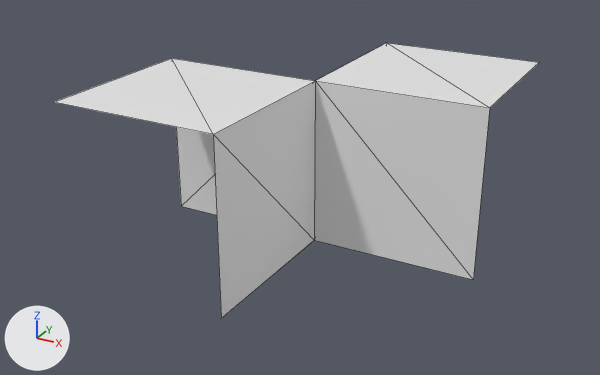
The OBJ model static/models/1111_1010.obj: old version first, new version second.
The view is the same before and after, from a 50 mm camera at (1.049, -1.997, 0.663) aimed at (0.004, -0.096, -0.288). Arrows for +X, +Y and +Z are at lower left; the lights stay in place. Mesh edges are drawn as thin lines. Materials are left out; every surface is plain grey. Where no turn or scale is listed for an object, it has been applied to the vertices.

Names of what the first picture shows: '1111_1010_立方体.192'.
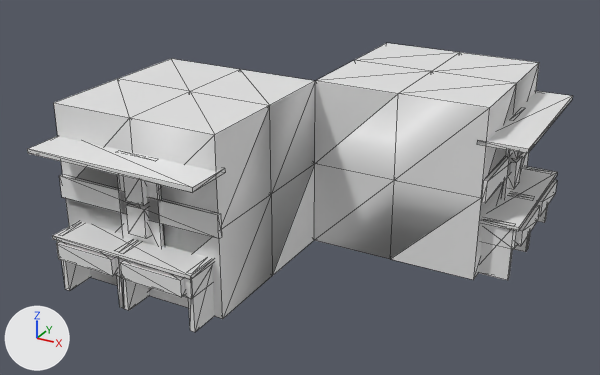
What differs and where, as boxes (x1, y1, x2, y2) in the pictures (600 x 375 px):
'1111_1010_立方体.192', reshaped (13% wider)
    before: (55, 43, 539, 318)
    after: (27, 43, 573, 332)
part 1 of me_1111_1010_立方体_192, added
    after: (501, 150, 513, 199)
part 2 of me_1111_1010_立方体_192, added
    after: (481, 152, 527, 203)
part 3 of me_1111_1010_立方体_192, added
    after: (509, 156, 522, 189)
part 4 of me_1111_1010_立方体_192, added
    after: (512, 151, 522, 159)
part 5 of me_1111_1010_立方体_192, added
    after: (477, 91, 573, 153)
part 6 of me_1111_1010_立方体_192, added
    after: (483, 166, 557, 231)
part 7 of me_1111_1010_立方体_192, added
    after: (537, 180, 557, 216)
part 8 of me_1111_1010_立方体_192, added
    after: (481, 224, 517, 249)
part 9 of me_1111_1010_立方体_192, added
    after: (515, 205, 540, 246)
part 10 of me_1111_1010_立方体_192, added
    after: (538, 206, 548, 223)
part 11 of me_1111_1010_立方体_192, added
    after: (478, 242, 513, 280)
part 12 of me_1111_1010_立方体_192, added
    after: (117, 175, 165, 247)
part 13 of me_1111_1010_立方体_192, added
    after: (59, 174, 222, 239)
part 14 of me_1111_1010_立方体_192, added
    after: (126, 203, 150, 239)
part 15 of me_1111_1010_立方体_192, added
    after: (123, 176, 147, 205)
part 16 of me_1111_1010_立方体_192, added
    after: (27, 136, 225, 193)
part 17 of me_1111_1010_立方体_192, added
    after: (52, 221, 214, 280)
part 18 of me_1111_1010_立方体_192, added
    after: (118, 259, 193, 299)
part 19 of me_1111_1010_立方体_192, added
    after: (120, 260, 185, 297)
part 20 of me_1111_1010_立方体_192, added
    after: (57, 240, 120, 277)
part 21 of me_1111_1010_立方体_192, added
    after: (56, 242, 116, 276)
part 22 of me_1111_1010_立方体_192, added
    after: (188, 264, 214, 332)
part 23 of me_1111_1010_立方体_192, added
    after: (62, 261, 91, 291)
part 24 of me_1111_1010_立方体_192, built on
    before: (55, 58, 315, 318)
    after: (54, 43, 539, 319)

What changed in the scene script:
```text
Change me_1111_1010_立方体_192:
    used by ob_1111_1010_立方体_192; location = (0.0, 0.0, 0.0)
    remove me_1111_1010_立方体_192.from_pydata(...)  # 12 vertices, 12 faces; spans x -0.504..0.5, y -0.5..0.5, z -0.5..0.0
    add me_1111_1010_立方体_192.from_pydata(...)  # 267 vertices, 512 faces; spans x -0.5..0.608, y -0.608..0.508, z -0.5..0.0
    me_1111_1010_立方体_192 part 1: a new loose piece, a box spanning x 0.501..0.513, y 0.204..0.33, z -0.354..-0.094
    me_1111_1010_立方体_192 part 2: a new loose piece, a box spanning x 0.501..0.513, y 0.0..0.508, z -0.264..-0.2
    me_1111_1010_立方体_192 part 3: a new loose piece, a box spanning x 0.481..0.527, y 0.235..0.294, z -0.309..-0.228
    me_1111_1010_立方体_192 part 4: a new loose piece, a box spanning x 0.481..0.527, y 0.235..0.294, z -0.216..-0.134
    me_1111_1010_立方体_192 part 5: a new loose piece, a box spanning x 0.475..0.608, y 0.0..0.508, z -0.103..-0.091
    me_1111_1010_立方体_192 part 6: a new loose piece, a box spanning x 0.485..0.599, y 0.037..0.481, z -0.342..-0.332
    me_1111_1010_立方体_192 part 7: a new loose piece, a box spanning x 0.534..0.605, y 0.27..0.455, z -0.394..-0.347
    me_1111_1010_立方体_192 part 8: a new loose piece, a box spanning x 0.477..0.591, y 0.043..0.252, z -0.401..-0.341
    me_1111_1010_立方体_192 part 9: a new loose piece, a box spanning x 0.534..0.605, y 0.055..0.24, z -0.394..-0.347
    me_1111_1010_立方体_192 part 10: a new loose piece, a box spanning x 0.484..0.584, y 0.459..0.474, z -0.5..-0.333
    me_1111_1010_立方体_192 part 11: a new loose piece, a box spanning x 0.484..0.584, y 0.044..0.059, z -0.5..-0.333
    me_1111_1010_立方体_192 part 12: a new loose piece, a box spanning x -0.296..-0.17, y -0.513..-0.501, z -0.354..-0.094
    me_1111_1010_立方体_192 part 13: a new loose piece, a box spanning x -0.5..0.008, y -0.513..-0.501, z -0.264..-0.2
    me_1111_1010_立方体_192 part 14: a new loose piece, a box spanning x -0.265..-0.206, y -0.527..-0.481, z -0.309..-0.228
    me_1111_1010_立方体_192 part 15: a new loose piece, a box spanning x -0.265..-0.206, y -0.527..-0.481, z -0.216..-0.134
    me_1111_1010_立方体_192 part 16: a new loose piece, a box spanning x -0.5..0.008, y -0.608..-0.475, z -0.103..-0.091
    me_1111_1010_立方体_192 part 17: a new loose piece, a box spanning x -0.463..-0.019, y -0.599..-0.485, z -0.342..-0.332
    me_1111_1010_立方体_192 part 18: a new loose piece, a box spanning x -0.249..-0.026, y -0.591..-0.477, z -0.401..-0.341
    me_1111_1010_立方体_192 part 19: a new loose piece, a box spanning x -0.23..-0.045, y -0.605..-0.534, z -0.394..-0.347
    me_1111_1010_立方体_192 part 20: a new loose piece, a box spanning x -0.457..-0.248, y -0.591..-0.477, z -0.401..-0.341
    me_1111_1010_立方体_192 part 21: a new loose piece, a box spanning x -0.445..-0.26, y -0.605..-0.534, z -0.394..-0.347
    me_1111_1010_立方体_192 part 22: a new loose piece, a box spanning x -0.041..-0.026, y -0.584..-0.484, z -0.5..-0.333
    me_1111_1010_立方体_192 part 23: a new loose piece, a box spanning x -0.456..-0.441, y -0.584..-0.484, z -0.5..-0.333
    me_1111_1010_立方体_192 part 24: 5 vertices removed from x -0.504..-0.004, y -0.5..0.004, z -0.5..0.0; 68 vertices added at x -0.5..0.584, y -0.584..0.5, z -0.5..0.0
```
